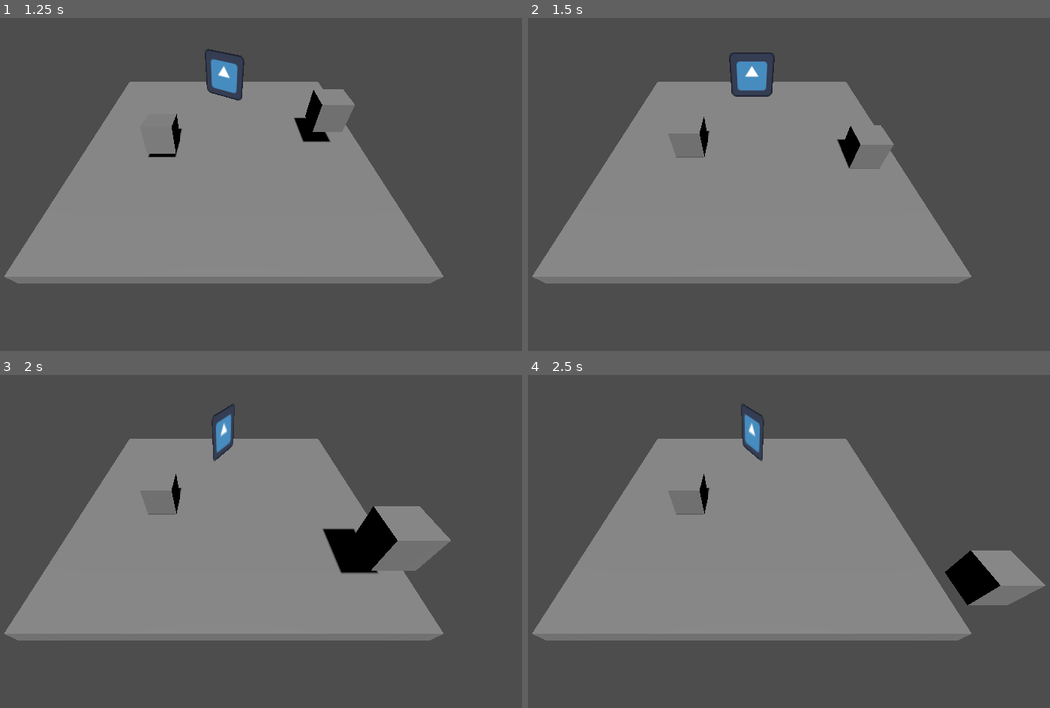
Above: before the commit, frames 1-4 (two rows, left to right).
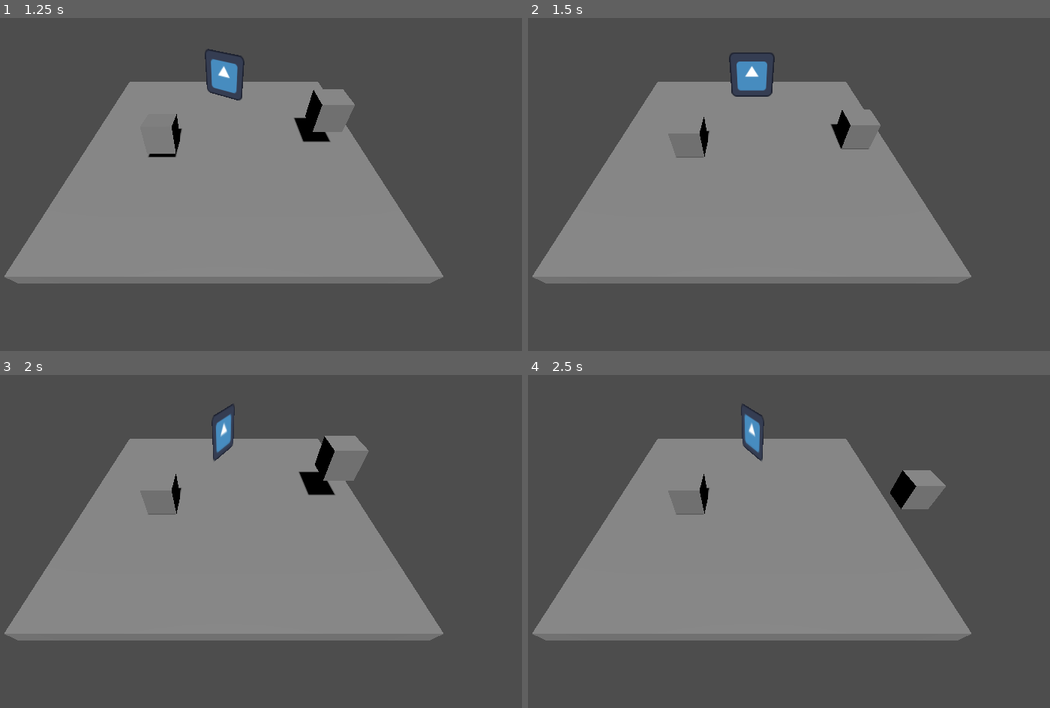
Above: after the commit, the same moments.

Repository: Gus700/TempoSlash
Game: Godot game, scene res://level_1.tscn
The game is run twice, just before and just after one commit, with the same random seed, the same clock (stepped at 60 frames per second) and the same inputs. The project has no main scene, so this scene is started directly. The engine's default icon, where the game draws it, is replaced by a stand-in: a white triangle on a blue panel in a dark square.
Inputs:
- Up to frame 1 (1.25 s): tap Enter (ui_accept) at 0.5, 0.77 s; hold Right (ui_right) from 0.53 s (still down)
- Up to frame 2 (1.5 s): release Right (ui_right) at 1.28 s; hold Down (ui_down) from 1.28 s (still down)
- Up to frame 3 (2 s): keep holding Down (ui_down); tap Enter (ui_accept) at 1.52 s
- Up to frame 4 (2.5 s): release Down (ui_down) at 2.03 s; hold Right (ui_right) from 2.03 s (still down)

Frame 1 is identical in both runs. In frame 2, 0.6% of the frame differs, in the area x 57-71%, y 27-46%; in frame 3, 4.5%, in the area x 57-87%, y 18-60%; in frame 4, 3.2%.

Commit message:
added support for wasd input, disabled movement on z axis

Diff:
--- a/project.godot
+++ b/project.godot
@@ -14,6 +14,25 @@
 config/features=PackedStringArray("4.2", "GL Compatibility")
 config/icon="res://icon.svg"
 
+[input]
+
+ui_left={
+"deadzone": 0.5,
+"events": [Object(InputEventKey,"resource_local_to_scene":false,"resource_name":"","device":0,"window_id":0,"alt_pressed":false,"shift_pressed":false,"ctrl_pressed":false,"meta_pressed":false,"pressed":false,"keycode":4194319,"physical_keycode":0,"key_label":0,"unicode":0,"echo":false,"script":null)
+, Object(InputEventJoypadButton,"resource_local_to_scene":false,"resource_name":"","device":0,"button_index":13,"pressure":0.0,"pressed":false,"script":null)
+, Object(InputEventJoypadMotion,"resource_local_to_scene":false,"resource_name":"","device":0,"axis":0,"axis_value":-1.0,"script":null)
+, Object(InputEventKey,"resource_local_to_scene":false,"resource_name":"","device":0,"window_id":0,"alt_pressed":false,"shift_pressed":false,"ctrl_pressed":false,"meta_pressed":false,"pressed":false,"keycode":0,"physical_keycode":65,"key_label":0,"unicode":0,"echo":false,"script":null)
+]
+}
+ui_right={
+"deadzone": 0.5,
+"events": [Object(InputEventKey,"resource_local_to_scene":false,"resource_name":"","device":0,"window_id":0,"alt_pressed":false,"shift_pressed":false,"ctrl_pressed":false,"meta_pressed":false,"pressed":false,"keycode":4194321,"physical_keycode":0,"key_label":0,"unicode":0,"echo":false,"script":null)
+, Object(InputEventJoypadButton,"resource_local_to_scene":false,"resource_name":"","device":0,"button_index":14,"pressure":0.0,"pressed":false,"script":null)
+, Object(InputEventJoypadMotion,"resource_local_to_scene":false,"resource_name":"","device":0,"axis":0,"axis_value":1.0,"script":null)
+, Object(InputEventKey,"resource_local_to_scene":false,"resource_name":"","device":0,"window_id":0,"alt_pressed":false,"shift_pressed":false,"ctrl_pressed":false,"meta_pressed":false,"pressed":false,"keycode":0,"physical_keycode":68,"key_label":0,"unicode":0,"echo":false,"script":null)
+]
+}
+
 [rendering]
 
 renderer/rendering_method="gl_compatibility"
--- a/test_player.gd
+++ b/test_player.gd
@@ -23,7 +23,8 @@
 	var direction = (transform.basis * Vector3(input_dir.x, 0, input_dir.y)).normalized()
 	if direction:
 		velocity.x = direction.x * SPEED
-		velocity.z = direction.z * SPEED
+		#line below is disabled to avoid player moving on z axis
+		#velocity.z = direction.z * SPEED
 	else:
 		velocity.x = move_toward(velocity.x, 0, SPEED)
 		velocity.z = move_toward(velocity.z, 0, SPEED)
